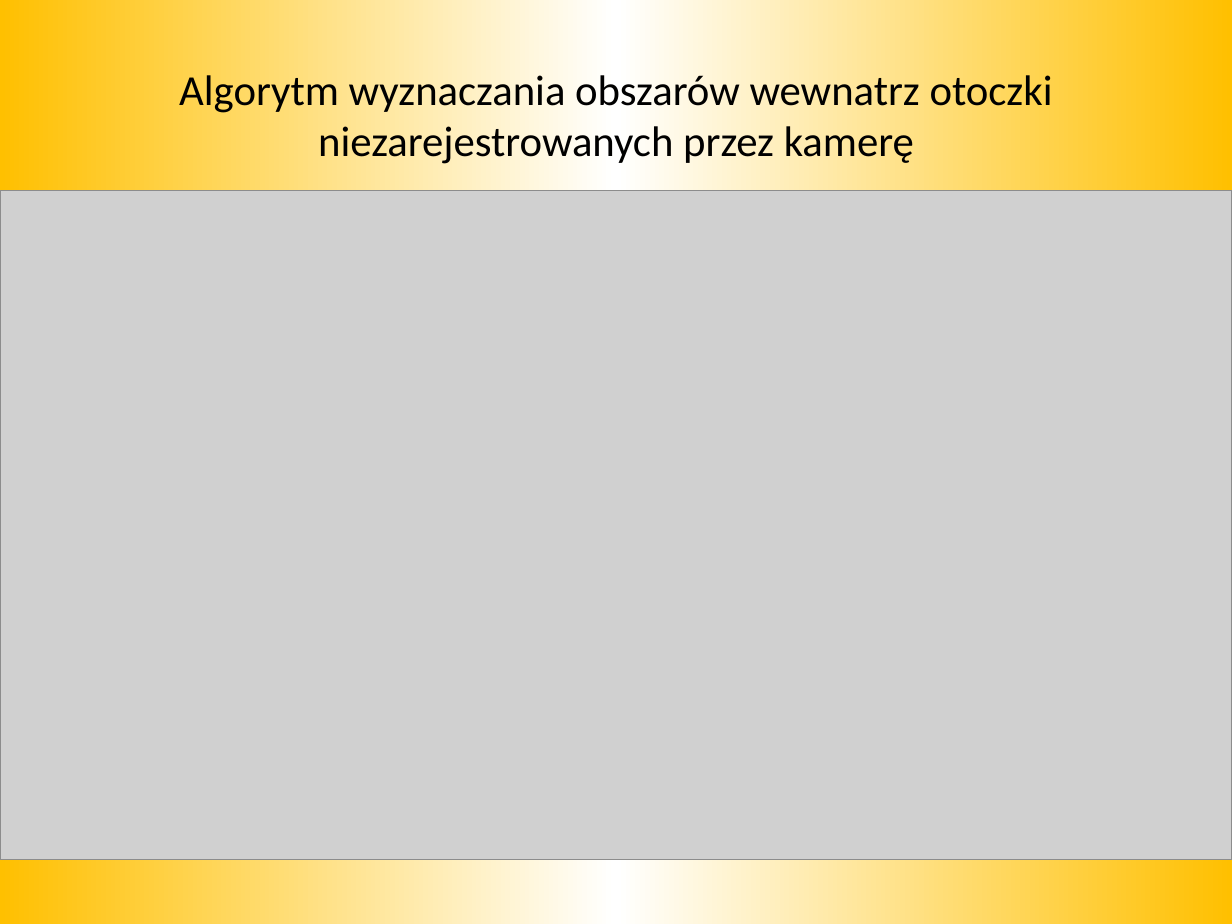
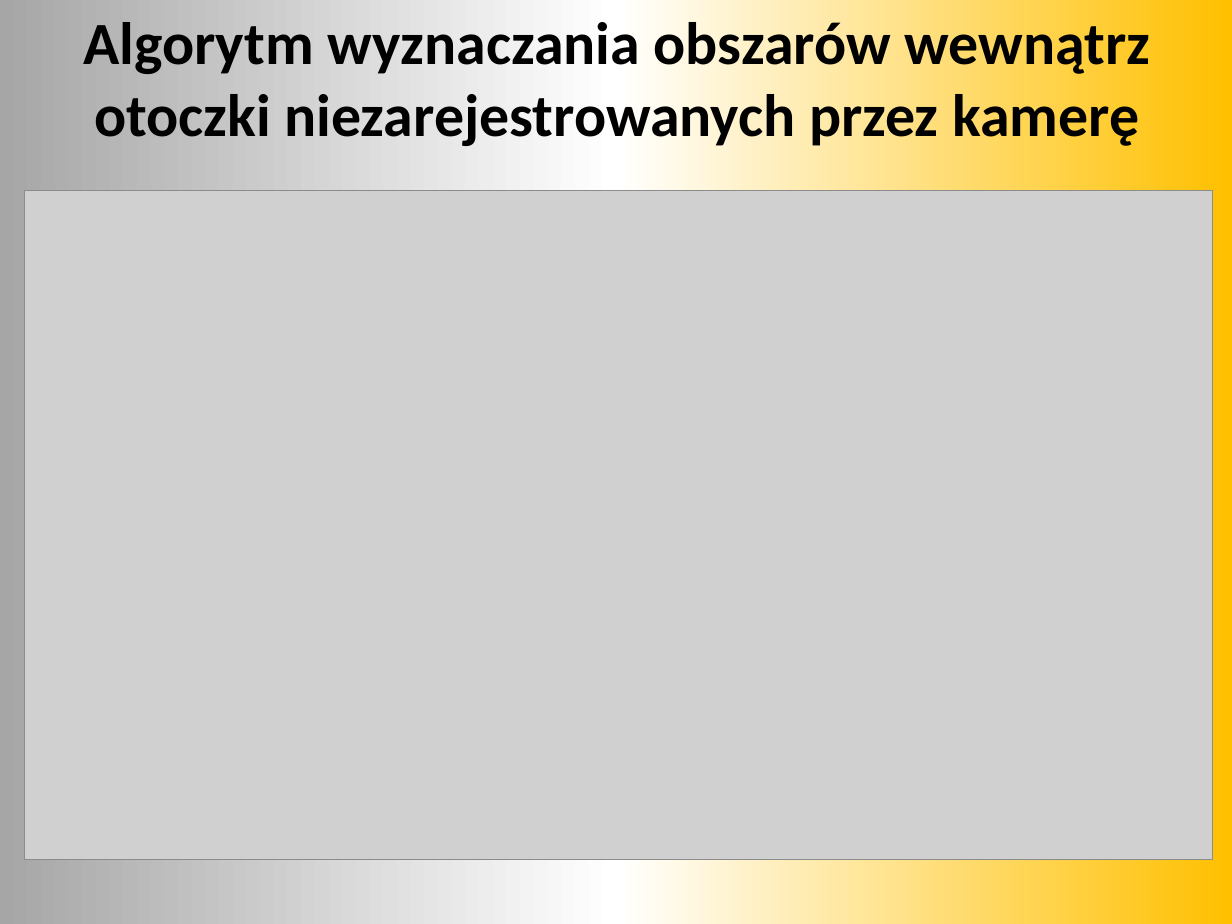
Before and after one commit to mkapiczy/DronVision, a slide deck: slide 10 of Dokumenty/Obrona/Prezentacja.pptx (slide 13 before the commit). Drawn at 1232x924 pixels with LibreOffice and Linux fonts; fonts in the diff are those of the drawing; grey boxes stand for pictures. Boxes give left, top, right and bottom in pixels: in the first picture for what was removed or moved away, otherwise in the second. Text is boxed around its words. In the diff, an @@ line names an element or a change of style, - is before the commit and + after.

```diff
--- a/Dokumenty/Obrona/Prezentacja.pptx
+++ b/Dokumenty/Obrona/Prezentacja.pptx
@@ background gradient #FFC000 to #FFFFFF to gradient #A6A6A6 to #FFFFFF to #FFC000 @@
@@ title at (83,15,1151,151): text changed; size 25 to 35 pt; bold on @@
-Algorytm wyznaczania obszarów wewnatrz otoczki niezarejestrowanych przez kamerę
+Algorytm wyznaczania obszarów wewnątrz otoczki niezarejestrowanych przez kamerę
@@ picture: place and size @@
-picture at (0,191,1232,860)
+picture at (25,191,1214,860)
```
Also in this commit, not shown: 16 other slides changed, 10 slides added, 11 slides removed, 4 other files.
